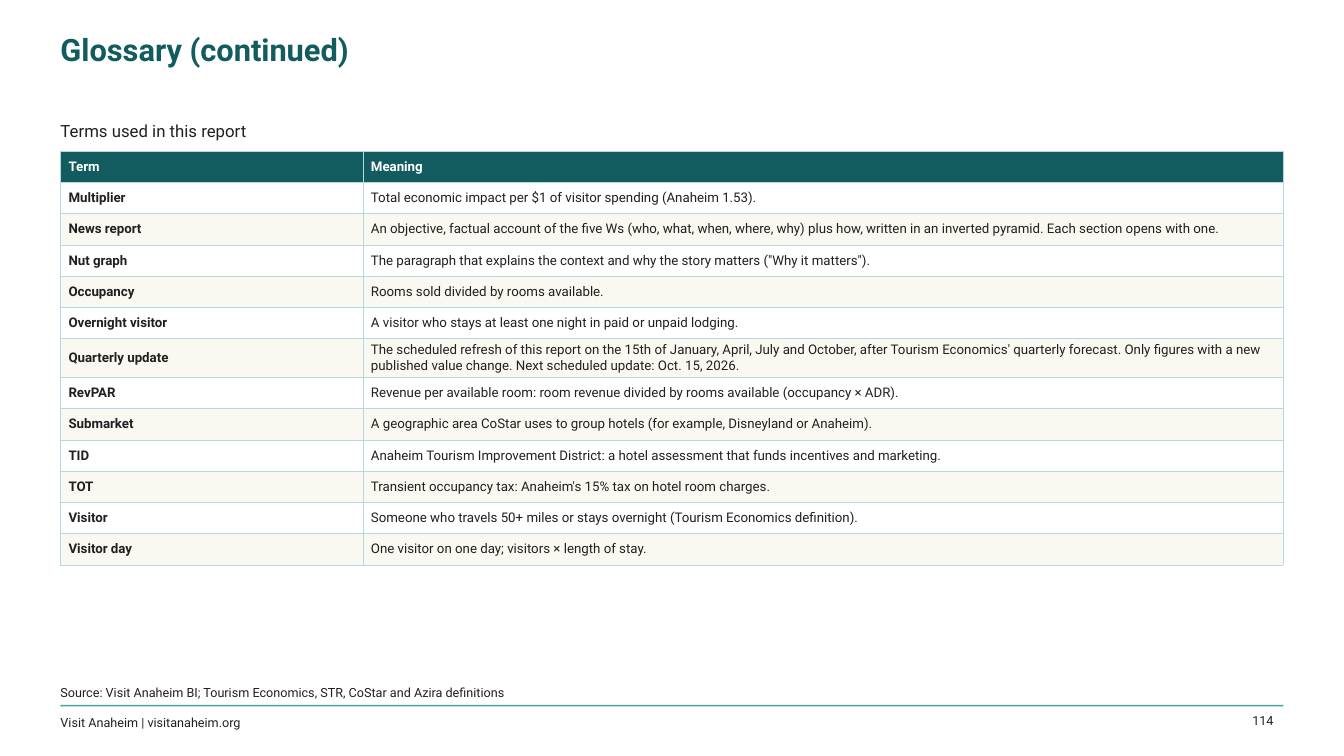
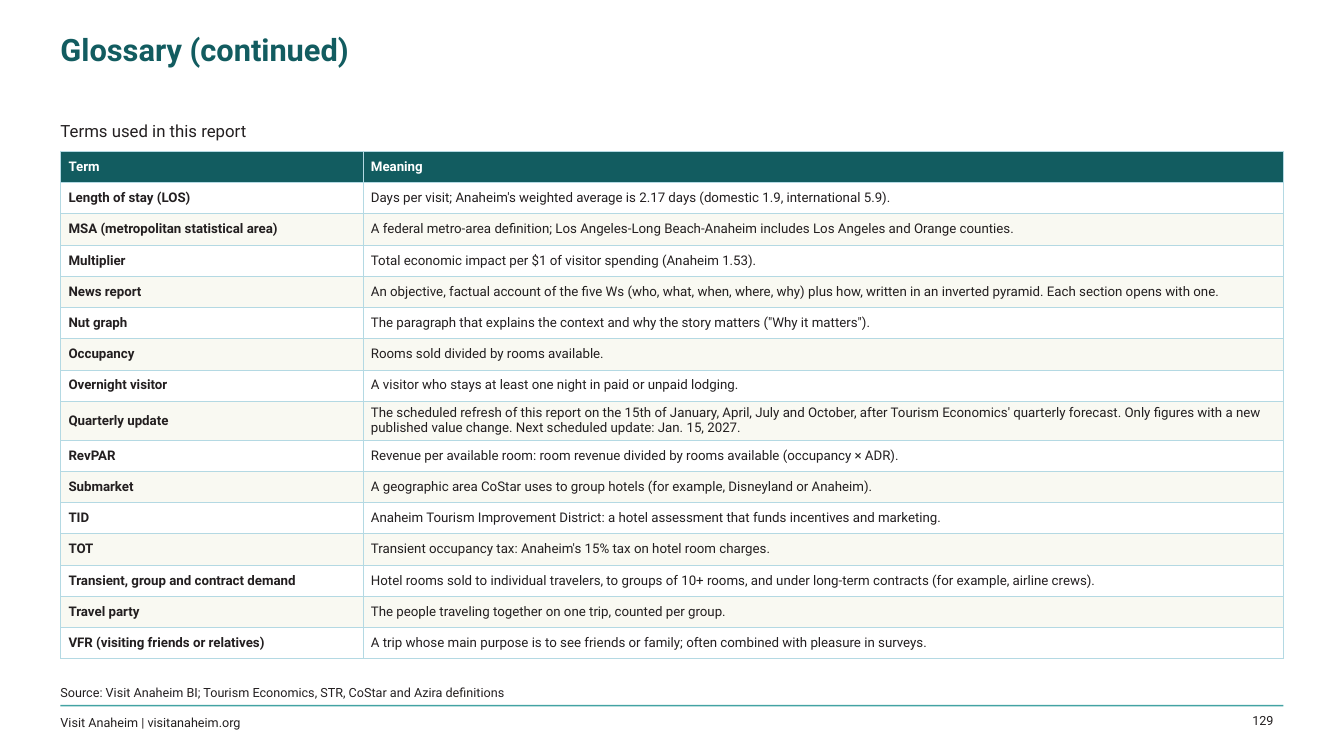
Before and after one commit to bi-visitanaheim/oc-vibe-insights, a slide deck: slide 129 of public/OC_Vibe_Insights.pptx (slide 114 before the commit). Drawn at 1344x756 pixels with LibreOffice and Linux fonts; fonts in the diff are those of the drawing; background and template pictures are left out. Boxes give left, top, right and bottom in pixels: in the first picture for what was removed or moved away, otherwise in the second. Text is boxed around its words. In the diff, an @@ line names an element or a change of style, - is before the commit and + after.

```diff
--- a/public/OC_Vibe_Insights.pptx
+++ b/public/OC_Vibe_Insights.pptx
@@ table at box(60, 151, 1284, 654) @@
+row 2: Length of stay (LOS) | Days per visit; Anaheim's weighted average is 2.17 days (domestic 1.9, international 5.9).
+row 3: MSA (metropolitan statistical area) | A federal metro-area definition; Los Angeles-Long Beach-Anaheim includes Los Angeles and Orange counties.
-row 9, column 2: The scheduled refresh of this report on the 15th of January, April, July and October, after Tourism Economics' quarterly forecast. Only figures with a new published value change. Next scheduled update: Oct. 15, 2026.
+row 9, column 2: The scheduled refresh of this report on the 15th of January, April, July and October, after Tourism Economics' quarterly forecast. Only figures with a new published value change. Next scheduled update: Jan. 15, 2027.
-row 12: Visitor | Someone who travels 50+ miles or stays overnight (Tourism Economics definition).
-row 13: Visitor day | One visitor on one day; visitors × length of stay.
+row 14: Transient, group and contract demand | Hotel rooms sold to individual travelers, to groups of 10+ rooms, and under long-term contracts (for example, airline crews).
+row 15: Travel party | The people traveling together on one trip, counted per group.
+row 16: VFR (visiting friends or relatives) | A trip whose main purpose is to see friends or family; often combined with pleasure in surveys.
@@ page number at box(1252, 716, 1273, 725): text changed @@
-114
+129
```
Also in this commit, not shown: 33 other slides changed, 16 slides added, 31 other files.
